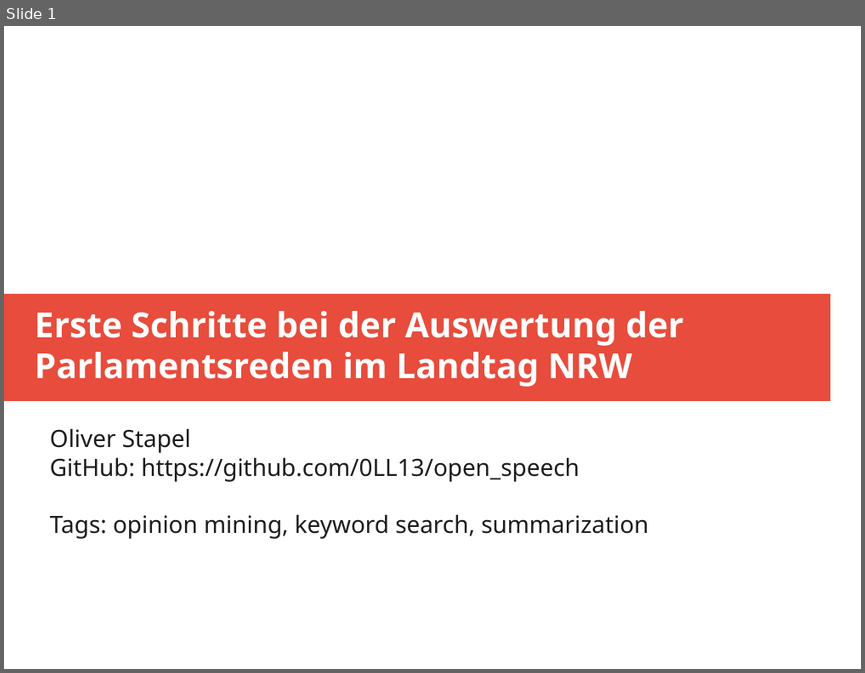
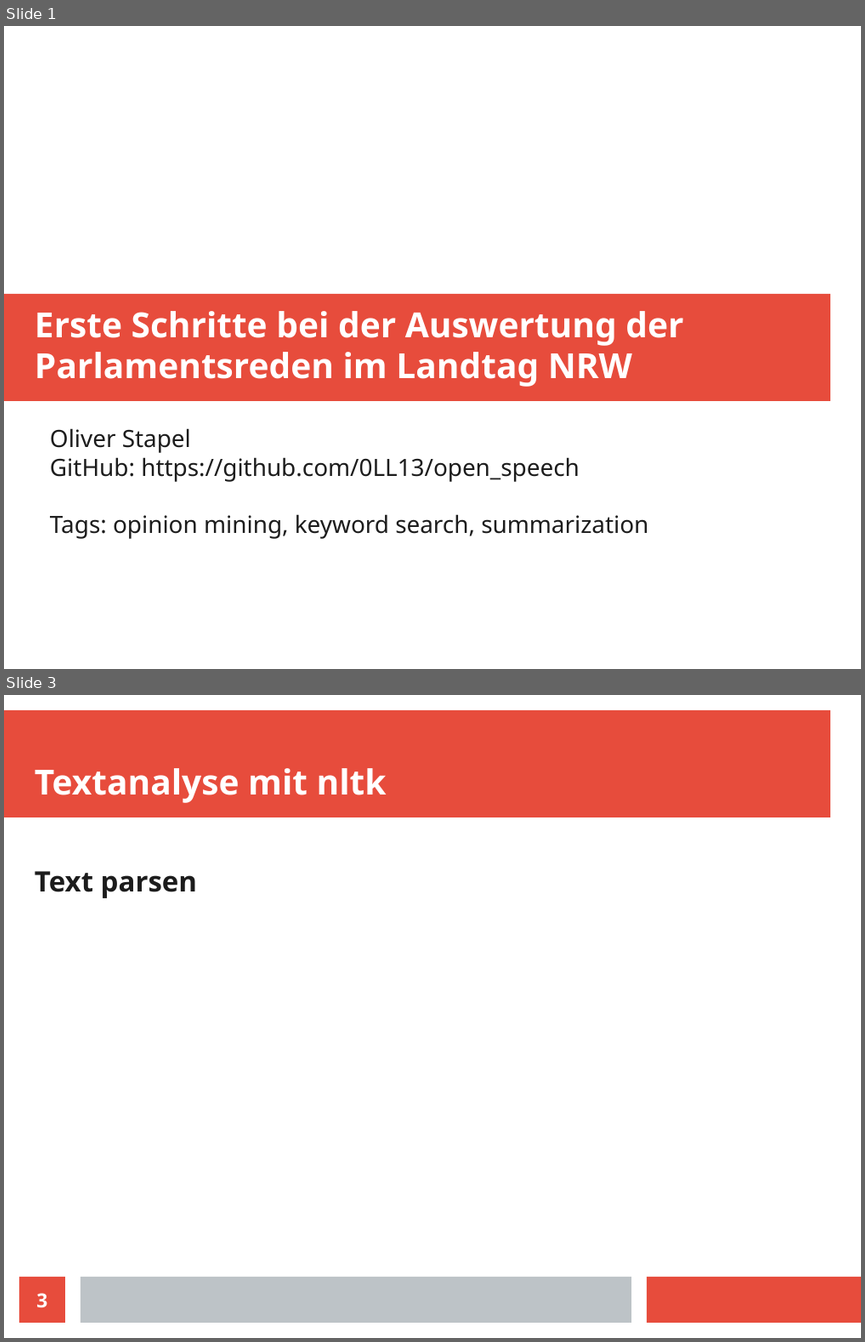
Before and after one commit to 0LL13/open_speech, a slide deck: speech_analysis.odp. Shown one above the other, each under a label of ours: slide 1 before the commit, slides 1 and 3 after it; the slides between them are not shown. The pictures are 865x673 and 865x1342 pixels, drawn with LibreOffice and Linux fonts; fonts in the diff are those of the drawing. Boxes give left, top, right and bottom in pixels: in the first picture for what was removed or moved away, otherwise in the second. Text is boxed around its words. In the diff, an @@ line names an element or a change of style, - is before the commit and + after.

```diff
--- a/speech_analysis.odp
+++ b/speech_analysis.odp
@@ slide 3 added at (x1=4, y1=695, x2=861, y2=1338), background #FFFFFF @@
@@ rectangle added at (x1=4, y1=710, x2=830, y2=818), fill #E74C3C @@
@@ title added at (x1=35, y1=768, x2=386, y2=803), 32 pt, text #FFFFFF, bold @@
+Textanalyse mit nltk
@@ text added at (x1=35, y1=871, x2=197, y2=898), 26 pt, text #1C1C1C, bold @@
+Text parsen
@@ page number added at (x1=19, y1=1276, x2=65, y2=1322), fill #E74C3C, 18 pt, text #FFFFFF, bold @@
+3
@@ rectangle added at (x1=80, y1=1276, x2=631, y2=1322), fill #BDC3C7 @@
@@ rectangle added at (x1=647, y1=1276, x2=861, y2=1322), fill #E74C3C @@
```
Also in this commit, not shown: 1 other slide added, 2 slides removed, 7 other files.
